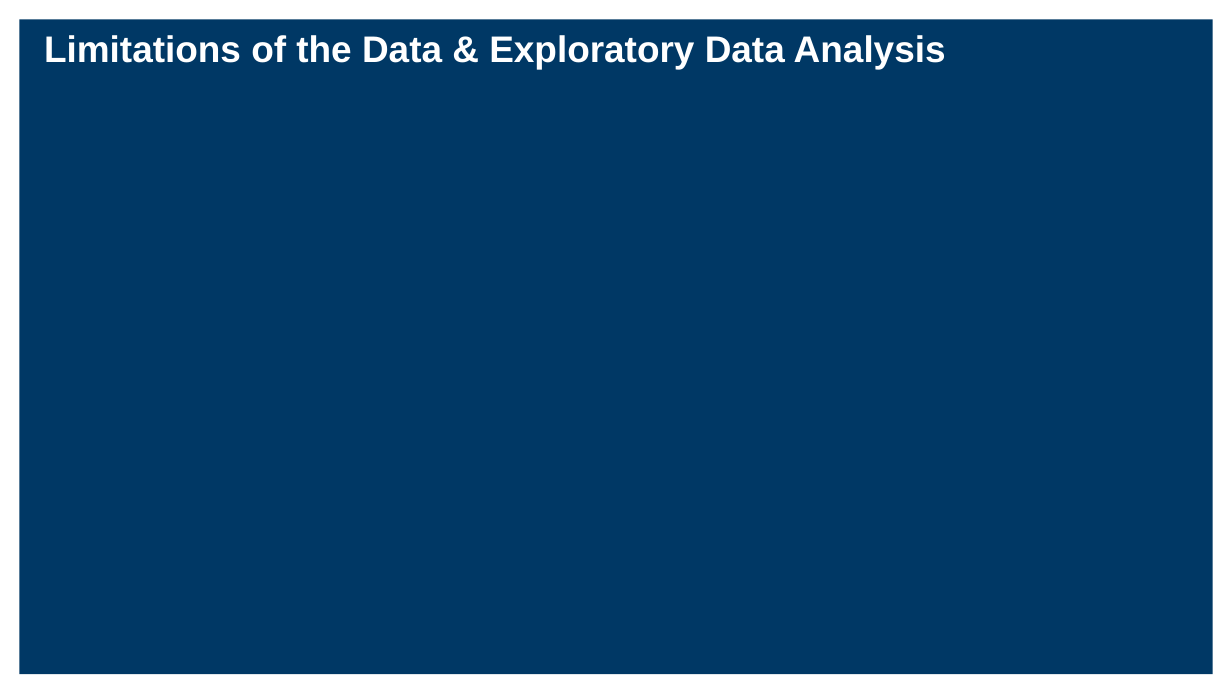
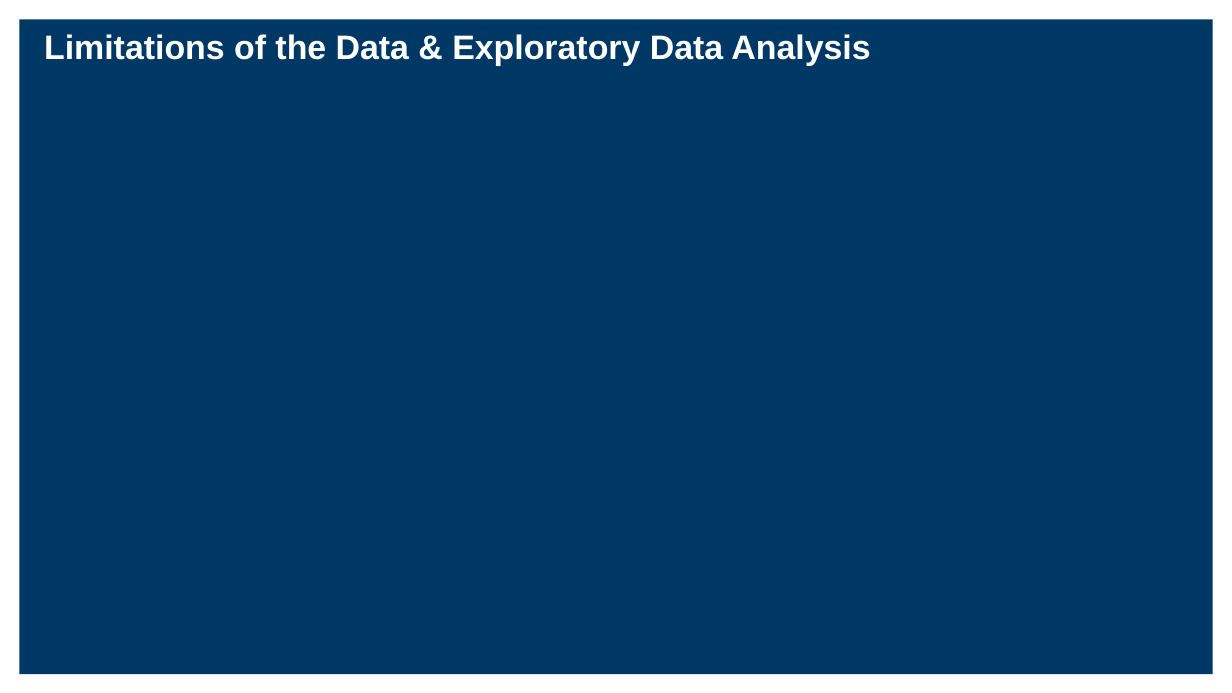
Before and after one commit to SalazarDomingo/FDA-Drug-Adverse-Effects-Analysis, a slide deck: slide 8 of FDA_DrugAdverseEffectsAnalysis.pptx. Drawn at 1232x693 pixels with LibreOffice and Linux fonts; fonts in the diff are those of the drawing. Boxes give left, top, right and bottom in pixels: in the first picture for what was removed or moved away, otherwise in the second. Text is boxed around its words. In the diff, an @@ line names an element or a change of style, - is before the commit and + after.

```diff
--- a/FDA_DrugAdverseEffectsAnalysis.pptx
+++ b/FDA_DrugAdverseEffectsAnalysis.pptx
@@ title "Limitations of the Data & ..." at <box>44,34,870,66</box>: size 21.6 to 19.8 pt @@
```
Also in this commit, not shown: 14 other slides changed, 16 slides added, 13 slides removed.
